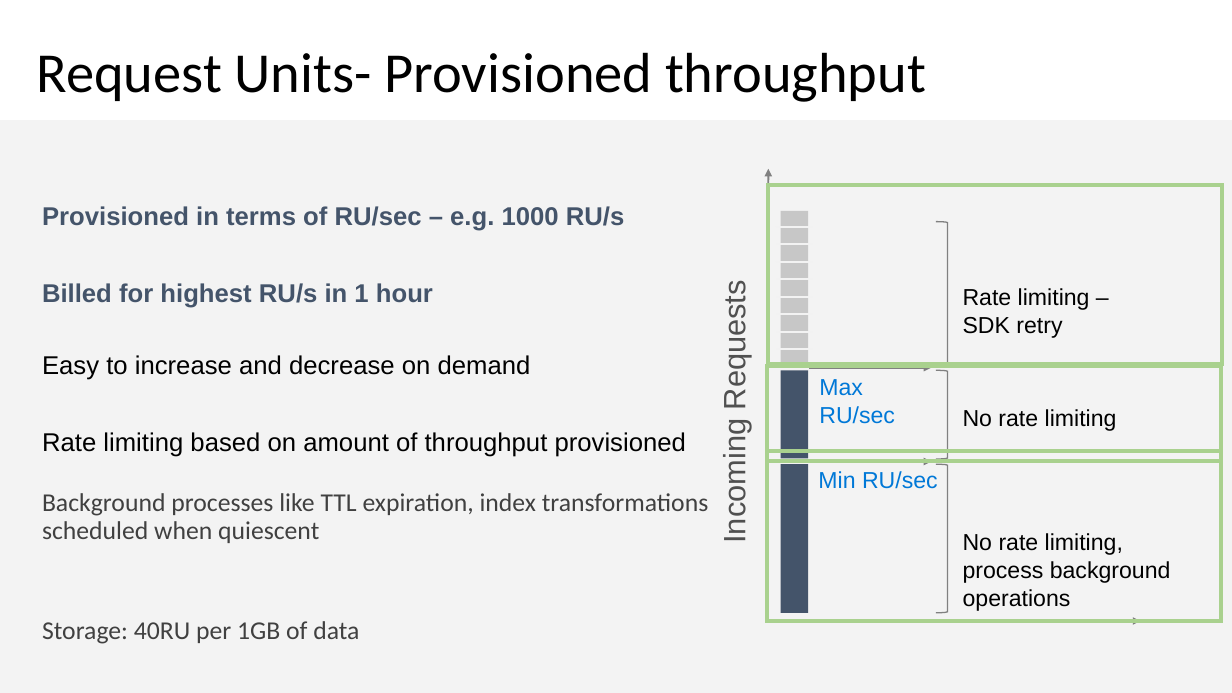
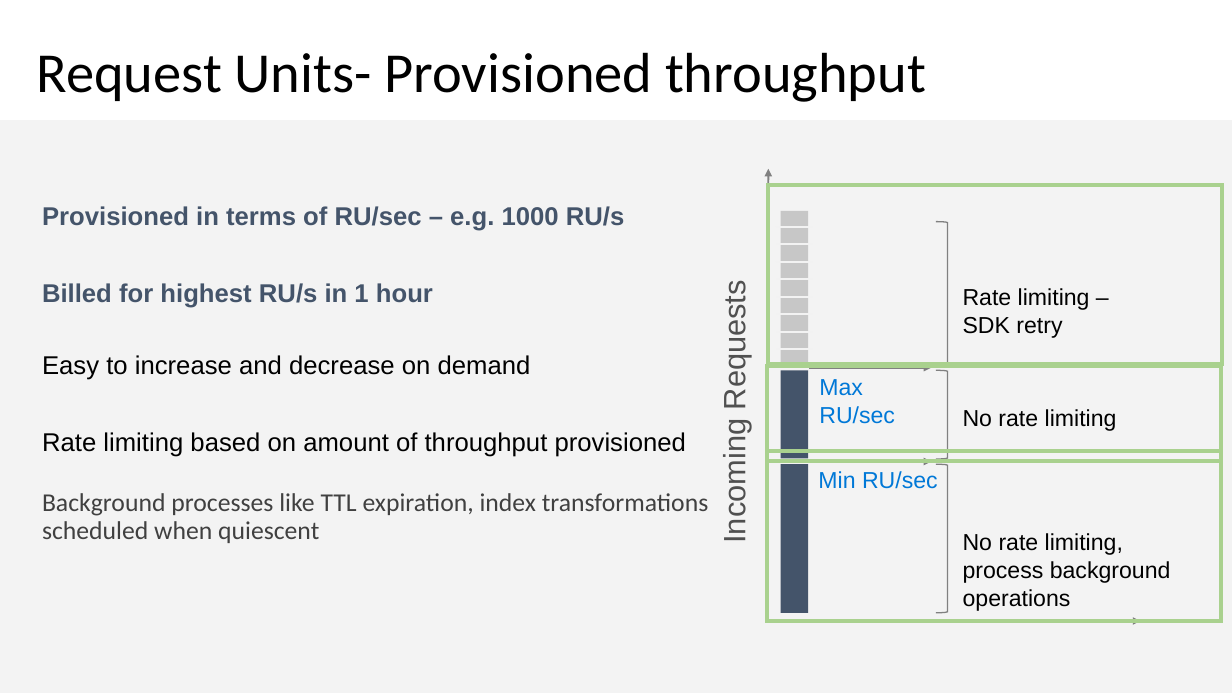
Before and after one commit to CosmosDB/labs, a slide deck: slide 5 of decks/Request-Units-Billing.pptx. Drawn at 1232x693 pixels with LibreOffice and Linux fonts; fonts in the diff are those of the drawing. Boxes give left, top, right and bottom in pixels: in the first picture for what was removed or moved away, otherwise in the second. Text is boxed around its words. In the diff, an @@ line names an element or a change of style, - is before the commit and + after.

Commit message:
update billing slides

```diff
--- a/decks/Request-Units-Billing.pptx
+++ b/decks/Request-Units-Billing.pptx
@@ text at (42,621,359,644): paragraph removed @@
-  Storage: 40RU per 1GB of data
```
